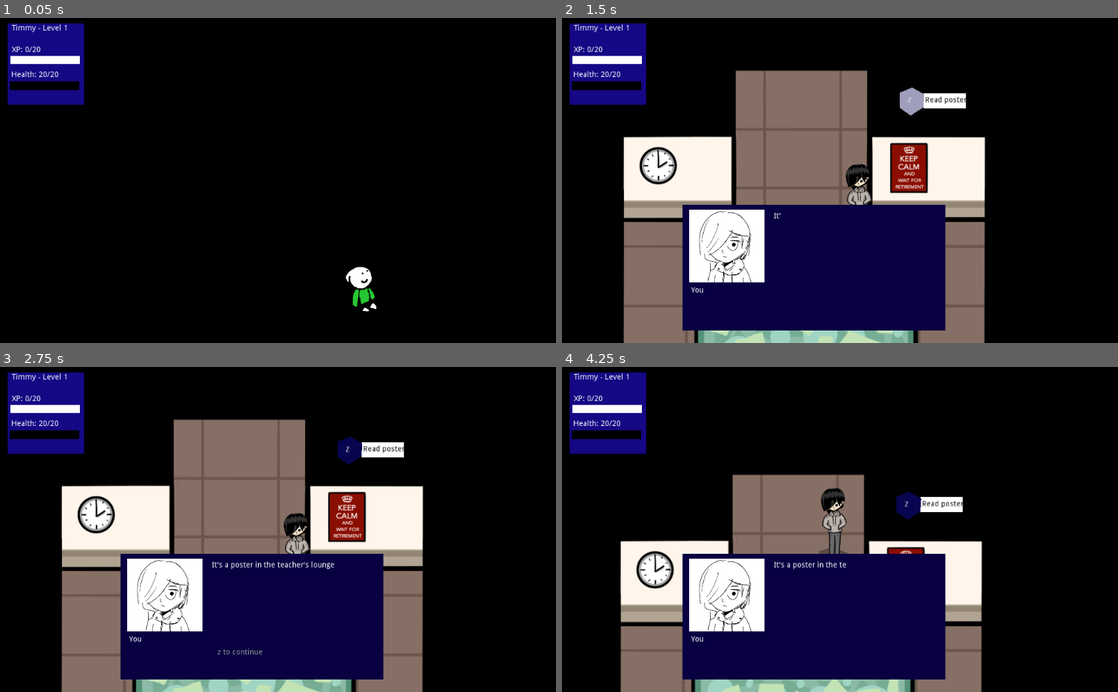
Above: before the commit, frames 1-4 (two rows, left to right).
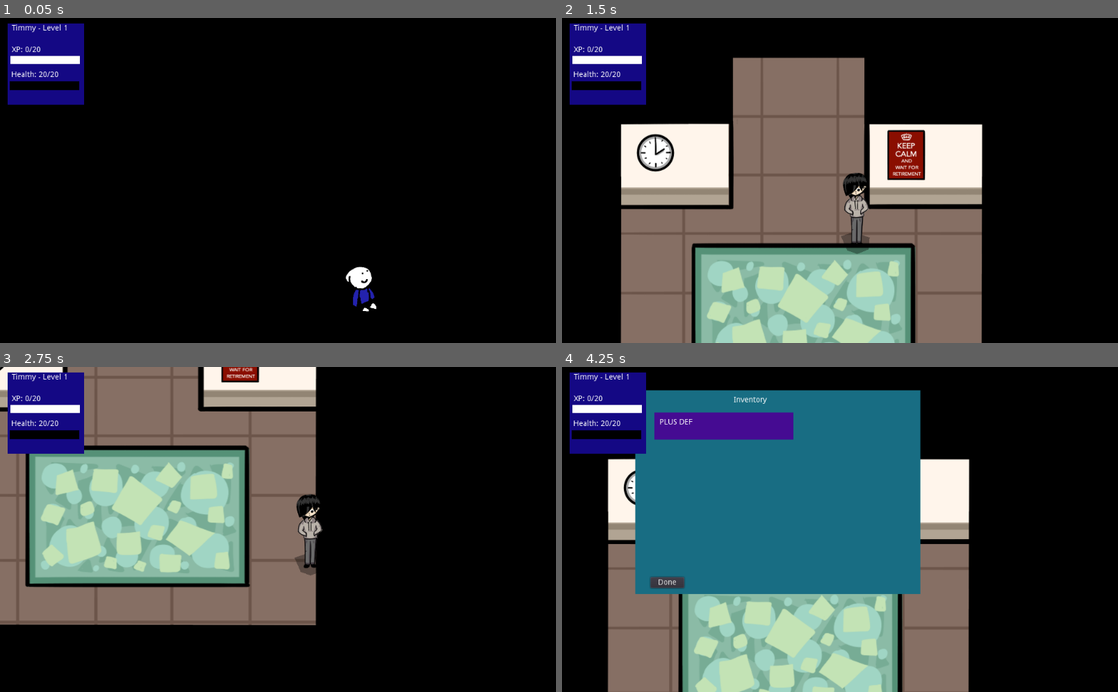
Above: after the commit, the same moments.

Repository: johnfn/ld49
Game: Godot game, scene res://Main.tscn
Two runs of this game, one before a commit and one after it. Both use one fixed random seed, a clock stepped at 60 frames per second and the inputs below. The engine's default icon, where the game draws it, is replaced by a stand-in: a white triangle on a blue panel in a dark square.
Inputs (mouse positions are in pixels of both pictures, inside the frame that each line leads up to):
- Up to frame 1 (0.05 s): no input
- Up to frame 2 (1.5 s): move the mouse to (962, 164) at 0.52 s; hold Right (ui_right) 0.53-1.28 s; tap Z (action) at 0.6, 1.35 s; move the mouse to (728, 196) at 1.27 s; hold Down (ui_down) from 1.28 s (still down)
- Up to frame 3 (2.75 s): move the mouse to (333, 458) at 2.02 s; release Down (ui_down) at 2.03 s; hold Right (ui_right) from 2.03 s (still down); tap X (angry) at 2.1 s; tap Z (action) at 2.3 s
- Up to frame 4 (4.25 s): move the mouse to (812, 594) at 2.77 s; release Right (ui_right) at 2.78 s; hold Up (ui_up) 2.78-3.53 s; tap Z (action) at 2.85, 3.6 s; move the mouse to (1006, 578) at 3.52 s; hold Left (ui_left) from 3.53 s (still down); tap I (inventory) at 4.15 s

The runs differ from the first frame. In frame 1, 0.1% of the frame differs, in the area x 63-68%, y 82-89%; in frame 2, 30%; in frame 3, 57%, in the area x 0-77%, y 0-100%; in frame 4, 54%.
Error after the commit: Invalid get index 'PrincipalPike' (on base: 'Dictionary'). (res://Enemies.gd:5)

Commit message:
enemies.gd first pass

Diff:
--- a/Enemies.gd
+++ b/Enemies.gd
@@ -3,30 +3,6 @@
 
 func info():
   return {
-    G.ENEMIES.Steve: {
-      "name": "Steve",
-      "drop": G.InventoryItem.None,
-      "interaction": "Talk to Steve",
-      "health": 25,
-      "xp": 30,
-      "is_inanimate": false,
-      "battle_tscn": load("res://BattleEnemy.tscn"),
-      "dialog": funcref(self, "steve_talk"),
-      "walks": true,
-    },
-
-    G.ENEMIES.Gteve: {
-      "name": "Gteve",
-      "drop": G.InventoryItem.None,
-      "interaction": "Talk to Gteve",
-      "health": 25,
-      "xp": 25,
-      "is_inanimate": false,
-      "battle_tscn": load("res://BattleEnemy.tscn"),
-      "dialog": funcref(self, "gteve_talk"),
-      "walks": true,
-    },
-
     G.ENEMIES.Wastebasket: {
       "name": "Wastebasket",
       "drop": G.InventoryItem.None,
@@ -36,7 +12,131 @@
       "is_inanimate": true,
       "battle_tscn": load("res://BattleEnemy.tscn"),
       "dialog": funcref(self, "wastebasket_inspect"),
-    },
+      "can_ever_fight": false
+    },
+
+    G.ENEMIES.Poster: {
+      "name": "Poster",
+      "interaction": "Read poster",
+      "drop": G.InventoryItem.None,
+      "health": 25,
+      "xp": 30,
+      "is_inanimate": true,
+      "battle_tscn": load("res://BattleEnemy.tscn"),
+      "can_ever_fight": false
+    },
+
+    G.ENEMIES.Chalkboard: {
+      "name": "Chalkboard",
+      "interaction": "Read chalkboard",
+      "drop": G.InventoryItem.None,
+      "health": 25,
+      "xp": 30,
+      "is_inanimate": true,
+      "battle_tscn": load("res://BattleEnemy.tscn"),
+      "dialog": funcref(self, "chalkboard_inspect"),
+      "can_ever_fight": false
+    },
+
+    G.ENEMIES.Chalkboard2: {
+      "name": "Chalkboard",
+      "interaction": "Read chalkboard",
+      "drop": G.InventoryItem.None,
+      "health": 25,
+      "xp": 30,
+      "is_inanimate": true,
+      "battle_tscn": load("res://BattleEnemy.tscn"),
+      "dialog": funcref(self, "chalkboard_inspect_2"),
+      "can_ever_fight": false
+    },
+
+    G.ENEMIES.Clock: {
+      "name": "Clock",
+      "interaction": "Look at clock",
+      "drop": G.InventoryItem.None,
+      "health": 25,
+      "xp": 30,
+      "is_inanimate": true,
+      "battle_tscn": load("res://BattleEnemy.tscn"),
+      "dialog": funcref(self, "clock_inspect"),
+      "can_ever_fight": false
+    },
+
+    G.ENEMIES.Clock2: {
+      "name": "Clock",
+      "interaction": "Look at clock",
+      "drop": G.InventoryItem.None,
+      "health": 25,
+      "xp": 30,
+      "is_inanimate": true,
+      "battle_tscn": load("res://BattleEnemy.tscn"),
+      "dialog": funcref(self, "clock_inspect_2"),
+      "can_ever_fight": false
+    },
+
+    G.ENEMIES.Tombstone: {
+      "name": "Tombstone",
+      "interaction": "Read tombstone",
+      "drop": G.InventoryItem.None,
+      "health": 25,
+      "xp": 30,
+      "is_inanimate": true,
+      "battle_tscn": load("res://BattleEnemy.tscn"),
+      "dialog": funcref(self, "tombstone_inspect"),
+      "can_ever_fight": false
+    },
+
+
+    G.ENEMIES.TeacherPoster: {
+      "name": "Teacher's poster",
+      "interaction": "Read poster",
+      "drop": G.InventoryItem.None,
+      "health": 25,
+      "xp": 30,
+      "is_inanimate": true,
+      "battle_tscn": load("res://BattleEnemy.tscn"),
+      "dialog": funcref(self, "teacher_poster_inspect"),
+      "can_ever_fight": false
+    },
+
+    G.ENEMIES.TeacherClock: {
+      "name": "Clock",
+      "interaction": "Inspect clock",
+      "drop": G.InventoryItem.None,
+      "health": 25,
+      "xp": 30,
+      "is_inanimate": true,
+      "battle_tscn": load("res://BattleEnemy.tscn"),
+      "dialog": funcref(self, "teacher_clock_inspect"),
+      "can_ever_fight": false
+    },
+
+    G.ENEMIES.TeacherRug: {
+      "name": "Rug",
+      "interaction": "Inspect rug",
+      "drop": G.InventoryItem.None,
+      "health": 25,
+      "xp": 30,
+      "is_inanimate": true,
+      "battle_tscn": load("res://BattleEnemy.tscn"),
+      "dialog": funcref(self, "teacher_rug_inspect"),
+      "can_ever_fight": false
+    },
+
+    G.ENEMIES.Door: {
+      "name": "Door",
+      "interaction": "Open door",
+      "drop": G.InventoryItem.None,
+      "health": 25,
+      "xp": 30,
+      "is_inanimate": true,
+      "battle_tscn": load("res://BattleEnemy.tscn"),
+      "can_ever_fight": false
+    },
+
+    #######################################################
+    #                  Fightable Enemies                  #
+    #######################################################
 
     G.ENEMIES.MissTrunchbull: {
       "name": "Miss Trunchbull",
@@ -48,121 +148,108 @@
       "battle_tscn": load("res://BattleEnemy.tscn"),
     },
 
-    G.ENEMIES.Poster: {
-      "name": "Poster",
-      "interaction": "Read poster",
-      "drop": G.InventoryItem.None,
-      "health": 25,
-      "xp": 30,
-      "is_inanimate": true,
-      "battle_tscn": load("res://BattleEnemy.tscn"),
-    },
-
-    G.ENEMIES.Door: {
-      "name": "Door",
-      "interaction": "Open door",
-      "drop": G.InventoryItem.None,
-      "health": 25,
-      "xp": 30,
-      "is_inanimate": true,
-      "battle_tscn": load("res://BattleEnemy.tscn"),
-    },
-
-    G.ENEMIES.Chalkboard: {
-      "name": "Chalkboard",
-      "interaction": "Read chalkboard",
-      "drop": G.InventoryItem.None,
-      "health": 25,
-      "xp": 30,
-      "is_inanimate": true,
-      "battle_tscn": load("res://BattleEnemy.tscn"),
-      "dialog": funcref(self, "chalkboard_inspect"),
-      "can_ever_fight": false
-    },
-
-    G.ENEMIES.Chalkboard2: {
-      "name": "Chalkboard",
-      "interaction": "Read chalkboard",
-      "drop": G.InventoryItem.None,
-      "health": 25,
-      "xp": 30,
-      "is_inanimate": true,
-      "battle_tscn": load("res://BattleEnemy.tscn"),
-      "dialog": funcref(self, "chalkboard_inspect_2"),
-      "can_ever_fight": false
-    },
-
-    G.ENEMIES.Clock: {
-      "name": "Clock",
-      "interaction": "Look at clock",
-      "drop": G.InventoryItem.None,
-      "health": 25,
-      "xp": 30,
-      "is_inanimate": true,
-      "battle_tscn": load("res://BattleEnemy.tscn"),
-      "dialog": funcref(self, "clock_inspect"),
-      "can_ever_fight": false
-    },
-
-    G.ENEMIES.Clock2: {
-      "name": "Clock",
-      "interaction": "Look at clock",
-      "drop": G.InventoryItem.None,
-      "health": 25,
-      "xp": 30,
-      "is_inanimate": true,
-      "battle_tscn": load("res://BattleEnemy.tscn"),
-      "dialog": funcref(self, "clock_inspect_2"),
-      "can_ever_fight": false
-    },
-
-    G.ENEMIES.Tombstone: {
-      "name": "Tombstone",
-      "interaction": "Read tombstone",
-      "drop": G.InventoryItem.None,
-      "health": 25,
-      "xp": 30,
-      "is_inanimate": true,
-      "battle_tscn": load("res://BattleEnemy.tscn"),
-      "dialog": funcref(self, "tombstone_inspect"),
-      "can_ever_fight": false
-    },
-
-
-    G.ENEMIES.TeacherPoster: {
-      "name": "Teacher's poster",
-      "interaction": "Read poster",
-      "drop": G.InventoryItem.None,
-      "health": 25,
-      "xp": 30,
-      "is_inanimate": true,
-      "battle_tscn": load("res://BattleEnemy.tscn"),
-      "dialog": funcref(self, "teacher_poster_inspect"),
-      "can_ever_fight": false
-    },
-
-    G.ENEMIES.TeacherClock: {
-      "name": "Clock",
-      "interaction": "Inspect clock",
-      "drop": G.InventoryItem.None,
-      "health": 25,
-      "xp": 30,
-      "is_inanimate": true,
-      "battle_tscn": load("res://BattleEnemy.tscn"),
-      "dialog": funcref(self, "teacher_clock_inspect"),
-      "can_ever_fight": false
-    },
-
-    G.ENEMIES.TeacherRug: {
-      "name": "Rug",
-      "interaction": "Inspect rug",
-      "drop": G.InventoryItem.None,
-      "health": 25,
-      "xp": 30,
-      "is_inanimate": true,
-      "battle_tscn": load("res://BattleEnemy.tscn"),
-      "dialog": funcref(self, "teacher_rug_inspect"),
-      "can_ever_fight": false
+    G.ENEMIES.PrincipalPike: {
+      "name": "Principal Pike",
+      "interaction": "TODO",
+      "drop": G.InventoryItem.SchoolFiles,
+      "health": 25,
+      "xp": 30,
+      "is_inanimate": false,
+      "battle_tscn": load("res://BattleEnemy.tscn"),
+    },
+
+    G.ENEMIES.SchoolFiles: {
+      "name": "Timmy's School Files",
+      "interaction": "TODO",
+      "drop": G.InventoryItem.TrueEnlightenment,
+      "health": 25,
+      "xp": 30,
+      "is_inanimate": false,
+      "battle_tscn": load("res://BattleEnemy.tscn"),
+    },
+
+    G.ENEMIES.Stapler: {
+      "name": "A Stapler",
+      "interaction": "TODO",
+      "drop": G.InventoryItem.None,
+      "health": 25,
+      "xp": 30,
+      "is_inanimate": true,
+      "battle_tscn": load("res://BattleEnemy.tscn"),
+    },
+
+    G.ENEMIES.MichaelwaveOven: {
+      "name": "Michaelwave Oven",
+      "interaction": "TODO",
+      "drop": G.InventoryItem.None,
+      "health": 25,
+      "xp": 30,
+      "is_inanimate": true,
+      "battle_tscn": load("res://BattleEnemy.tscn"),
+    },
+
+    G.ENEMIES.LoungeDoor: {
+      "name": "Teacher's Lounge Door",
+      "interaction": "TODO",
+      "drop": G.InventoryItem.None,
+      "health": 25,
+      "xp": 30,
+      "is_inanimate": true,
+      "battle_tscn": load("res://BattleEnemy.tscn"),
+    },
+
+    G.ENEMIES.SchoolDoors: {
+      "name": "School Doors",
+      "interaction": "TODO",
+      "drop": G.InventoryItem.None,
+      "health": 25,
+      "xp": 30,
+      "is_inanimate": true,
+      "battle_tscn": load("res://BattleEnemy.tscn"),
+    },
+
+    G.ENEMIES.TheGame: {
+      "name": "The Game",
+      "interaction": "TODO",
+      "drop": G.InventoryItem.None,
+      "health": 25,
+      "xp": 30,
+      "is_inanimate": true,
+      "battle_tscn": load("res://BattleEnemy.tscn"),
+    },
+
+    G.ENEMIES.Credits: {
+      "name": "The Credits",
+      "interaction": "TODO",
+      "drop": G.InventoryItem.None,
+      "health": 25,
+      "xp": 30,
+      "is_inanimate": true,
+      "battle_tscn": load("res://BattleEnemy.tscn"),
+    },
+
+    G.ENEMIES.Steve: {
+      "name": "Steve",
+      "drop": G.InventoryItem.None,
+      "interaction": "Talk to Steve",
+      "health": 25,
+      "xp": 30,
+      "is_inanimate": false,
+      "battle_tscn": load("res://BattleEnemy.tscn"),
+      "dialog": funcref(self, "steve_talk"),
+      "walks": true,
+    },
+
+    G.ENEMIES.Gteve: {
+      "name": "Gteve",
+      "drop": G.InventoryItem.None,
+      "interaction": "Talk to Gteve",
+      "health": 25,
+      "xp": 25,
+      "is_inanimate": false,
+      "battle_tscn": load("res://BattleEnemy.tscn"),
+      "dialog": funcref(self, "gteve_talk"),
+      "walks": true,
     },
   }
 
Not shown, added: audio/No Talk Me - Boss Theme.mp3.import
